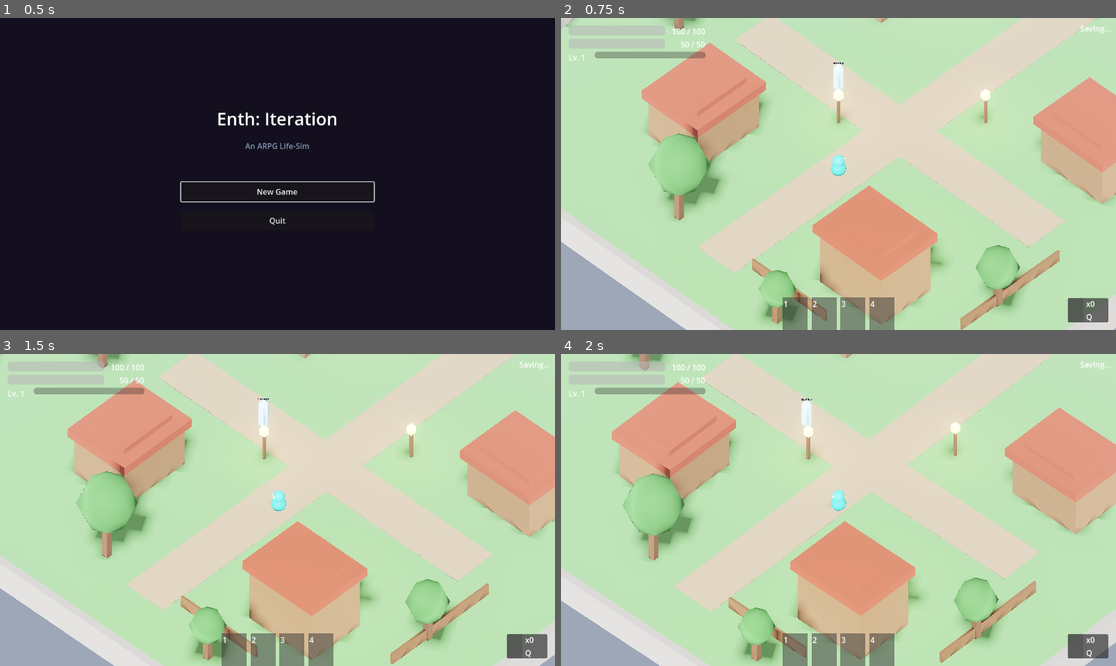
Above: before the commit, frames 1-4 (two rows, left to right).
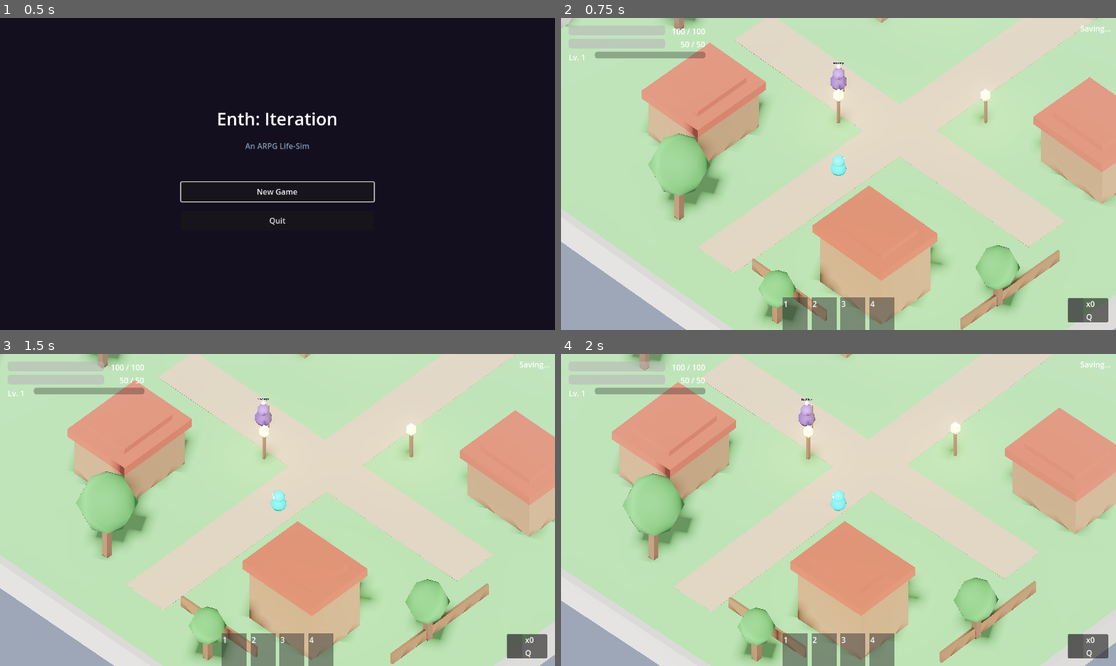
Above: after the commit, the same moments.

Repository: hwashburn1011/enth-iteration
Game: Godot game, scene res://scenes/main/MainMenu.tscn
The game is run twice, just before and just after one commit, with the same random seed, the same clock (stepped at 60 frames per second) and the same inputs.
Inputs (mouse positions are in pixels of both pictures, inside the frame that each line leads up to):
- Up to frame 1 (0.5 s): no input
- Up to frame 2 (0.75 s): click "New Game" at 0.5 s
- Up to frame 3 (1.5 s): tap Enter at 1.25 s; move the mouse to (399, 494) at 1.27 s; hold D (move_right) from 1.28 s (still down); tap 1 (ability_1) at 1.35 s; click (399, 494) at 1.42 s
- Up to frame 4 (2 s): keep holding D (move_right)

Frame 1 is identical in both runs. In frame 2, 0.2% of the frame differs, in the area x 48-52%, y 14-24%; in frame 3, 0.2%; in frame 4, 0.2%, in the area x 42-46%, y 14-24%.

Commit message:
visual: NPC character models — purple sage with staff/orb, themed colors
Replace capsule NPCs with multi-part characters built in _build_npc_visual():
- Rounded body sphere + head sphere + glowing eyes
- AI Sage: purple robe colors, floating wisdom orb, brown staff
- Cache Sprite: teal/green colors
- Default NPCs: gray-blue neutral
- Unique features per npc_id via match statement

Co-Authored-By: Claude Opus 4.6 (1M context) <noreply@anthropic.com>

Diff:
--- a/scenes/entities/npcs/npc_base.gd
+++ b/scenes/entities/npcs/npc_base.gd
@@ -22,6 +22,7 @@
 	_prompt_label.visible = false
 	_interaction_area.body_entered.connect(_on_body_entered)
 	_interaction_area.body_exited.connect(_on_body_exited)
+	_build_npc_visual()
 
 
 func _unhandled_input(event: InputEvent) -> void:
@@ -71,3 +72,104 @@
 		get_tree().root.add_child(panel)
 		return panel
 	return null
+
+
+func _build_npc_visual() -> void:
+	if _model == null:
+		return
+	# Remove the default capsule mesh
+	for child: Node in _model.get_children():
+		child.queue_free()
+
+	# Colors based on NPC ID
+	var body_color: Color = Color(0.6, 0.6, 0.65)
+	var head_color: Color = Color(0.7, 0.7, 0.75)
+	var glow_color: Color = Color(0.5, 0.5, 0.6)
+	match npc_id:
+		"ai_sage":
+			body_color = Color(0.35, 0.25, 0.55)  # Purple robe
+			head_color = Color(0.45, 0.35, 0.65)
+			glow_color = Color(0.5, 0.3, 0.8)
+		"cache_sprite":
+			body_color = Color(0.2, 0.7, 0.5)  # Teal
+			head_color = Color(0.3, 0.8, 0.6)
+			glow_color = Color(0.2, 0.9, 0.6)
+
+	# Body — rounded
+	var body_mesh: MeshInstance3D = MeshInstance3D.new()
+	var body_sphere: SphereMesh = SphereMesh.new()
+	body_sphere.radius = 0.5
+	body_sphere.height = 1.0
+	body_sphere.radial_segments = 12
+	body_sphere.rings = 6
+	body_mesh.mesh = body_sphere
+	body_mesh.position = Vector3(0, 0.5, 0)
+	var body_mat: StandardMaterial3D = StandardMaterial3D.new()
+	body_mat.albedo_color = body_color
+	body_mat.roughness = 0.75
+	body_mesh.material_override = body_mat
+	_model.add_child(body_mesh)
+
+	# Head
+	var head_mesh: MeshInstance3D = MeshInstance3D.new()
+	var head_sphere: SphereMesh = SphereMesh.new()
+	head_sphere.radius = 0.35
+	head_sphere.height = 0.7
+	head_sphere.radial_segments = 12
+	head_sphere.rings = 6
+	head_mesh.mesh = head_sphere
+	head_mesh.position = Vector3(0, 1.15, 0)
+	var head_mat: StandardMaterial3D = StandardMaterial3D.new()
+	head_mat.albedo_color = head_color
+	head_mat.roughness = 0.65
+	head_mat.emission_enabled = true
+	head_mat.emission = glow_color
+	head_mat.emission_energy_multiplier = 0.3
+	head_mesh.material_override = head_mat
+	_model.add_child(head_mesh)
+
+	# Eyes
+	var eye_mat: StandardMaterial3D = StandardMaterial3D.new()
+	eye_mat.albedo_color = Color(0.95, 0.95, 1.0)
+	eye_mat.emission_enabled = true
+	eye_mat.emission = Color(0.9, 0.95, 1.0)
+	eye_mat.emission_energy_multiplier = 1.2
+	for side: float in [-0.1, 0.1]:
+		var eye: MeshInstance3D = MeshInstance3D.new()
+		var eye_sphere: SphereMesh = SphereMesh.new()
+		eye_sphere.radius = 0.06
+		eye_sphere.height = 0.12
+		eye.mesh = eye_sphere
+		eye.position = Vector3(side, 1.2, -0.28)
+		eye.material_override = eye_mat
+		_model.add_child(eye)
+
+	# Unique NPC features
+	match npc_id:
+		"ai_sage":
+			# Floating orb above head (wisdom indicator)
+			var orb: MeshInstance3D = MeshInstance3D.new()
+			var orb_sphere: SphereMesh = SphereMesh.new()
+			orb_sphere.radius = 0.12
+			orb_sphere.height = 0.24
+			orb.mesh = orb_sphere
+			orb.position = Vector3(0, 1.7, 0)
+			var orb_mat: StandardMaterial3D = StandardMaterial3D.new()
+			orb_mat.albedo_color = Color(0.8, 0.6, 1.0)
+			orb_mat.emission_enabled = true
+			orb_mat.emission = Color(0.7, 0.4, 1.0)
+			orb_mat.emission_energy_multiplier = 2.5
+			orb.material_override = orb_mat
+			_model.add_child(orb)
+			# Staff
+			var staff: MeshInstance3D = MeshInstance3D.new()
+			var staff_mesh: CylinderMesh = CylinderMesh.new()
+			staff_mesh.top_radius = 0.03
+			staff_mesh.bottom_radius = 0.04
+			staff_mesh.height = 1.8
+			staff.mesh = staff_mesh
+			staff.position = Vector3(0.45, 0.9, 0)
+			var staff_mat: StandardMaterial3D = StandardMaterial3D.new()
+			staff_mat.albedo_color = Color(0.4, 0.3, 0.2)
+			staff.material_override = staff_mat
+			_model.add_child(staff)
